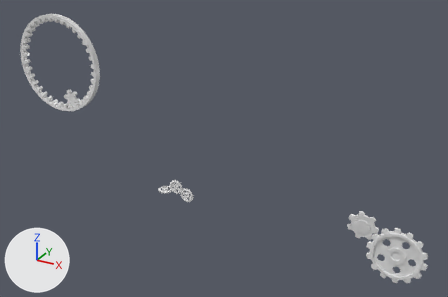
An edit to the FBX model HelpingHand_Unity/Assets/Models/Gears_2_VF.fbx, drawn before and after from the same camera.
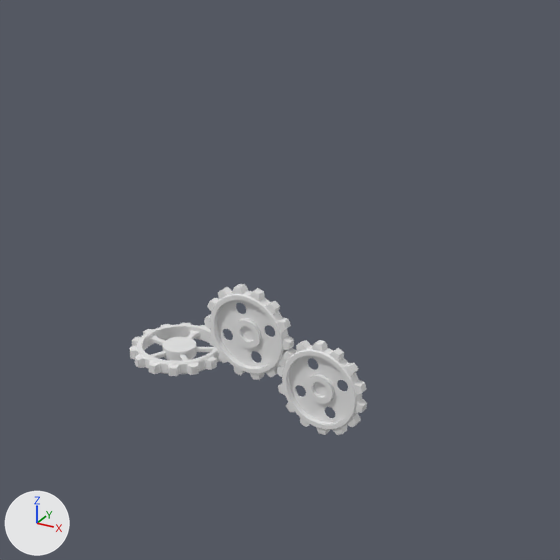
The first picture shows the older version from a 50 mm lens placed at (6.03, -6.7, 7.56), pointed at (-0.16, 4.55, 1.93). The close-ups show the older and then the newer version on the part from 31% to 50% of the width and 46% to 74% of the height of that picture. Only the edits that show in the close-ups are written down. The lights are fixed; the arrows at lower left show +X, +Y and +Z.

Names of what the first close-up shows: 'Interne.024', 'Interne.025', 'Interne.026'.
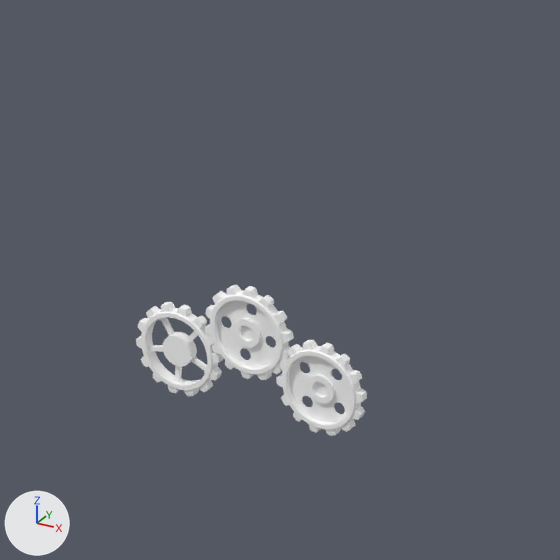
Location of each change, [x1, y1, x2, y2] in pixels of the close-ups (560 x 560 px):
'Interne.026', recoloured, turned
    before: [277, 340, 367, 435]
    after: [276, 340, 367, 436]
'Interne.025', recoloured, turned
    before: [204, 284, 294, 380]
    after: [205, 285, 294, 380]
'Interne.024', recoloured, turned
    before: [130, 323, 224, 376]
    after: [136, 302, 224, 396]

Edits to the bpy script that builds the scene:
```text
Change mat_gears_2:
    mat_gears_2.base_color: (0.8, 0.8, 0.8) -> (1.0, 1.0, 1.0)  # white #e7e7e7 -> white #ffffff
Change ob_interne_025:
    ob_interne_025.rotation_euler: (1.571, -0.158, 0.0) -> (1.571, 1.895, 0.0)  # degrees (90, -9.1, 0) -> degrees (90, 109, 0)
Change ob_interne_026:
    ob_interne_026.rotation_euler: (1.571, 0.426, 0.0) -> (1.571, -1.627, 0.0)  # degrees (90, 24, 0) -> degrees (90, -93, 0)
Change ob_interne_024:
    ob_interne_024.rotation_euler: (0.0, 0.0, 0.0) -> (1.571, -1.627, 0.0)  # degrees (0, 0, 0) -> degrees (90, -93, 0)
```
